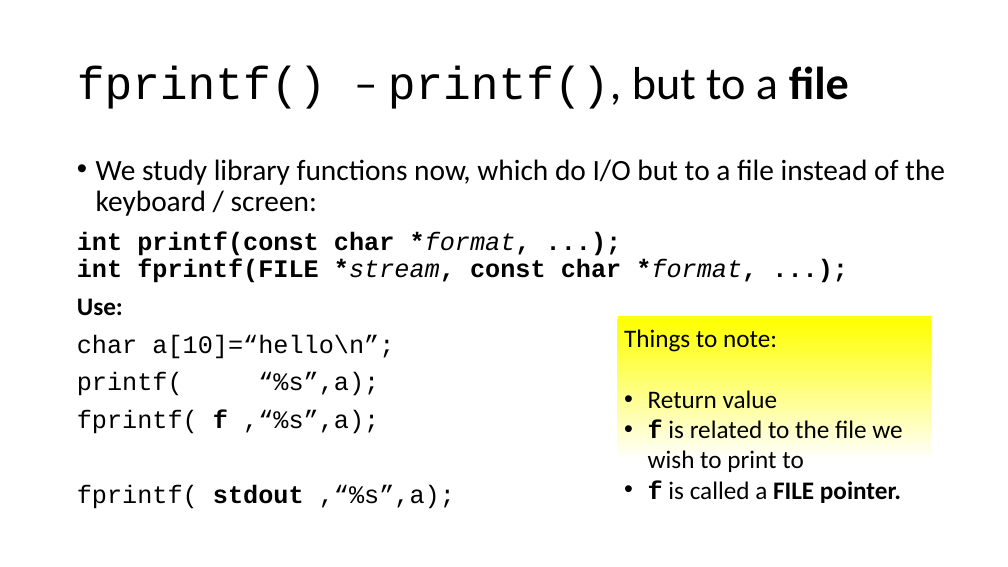
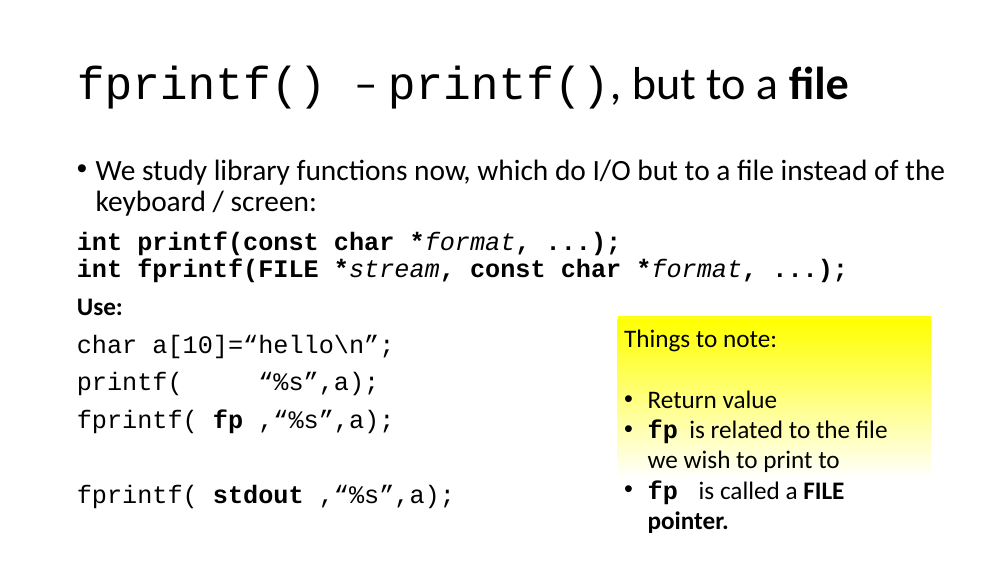
Before and after one commit to rbadrinath/FCP, a slide deck: slide 4 of slides/15-FileIO.pptx (slide 3 before the commit). Drawn at 1008x567 pixels with LibreOffice and Linux fonts; fonts in the diff are those of the drawing. Boxes give left, top, right and bottom in pixels: in the first picture for what was removed or moved away, otherwise in the second. Text is boxed around its words. In the diff, an @@ line names an element or a change of style, - is before the commit and + after.

```diff
--- a/slides/15-FileIO.pptx
+++ b/slides/15-FileIO.pptx
@@ rectangle "Things to note:": place and size @@
-rectangle "Things to note:" at (617,319,931,541)
+rectangle "Things to note:" at (617,319,931,567)
@@ text at (77,410,394,434): text changed @@
-fprintf( f ,“%s”,a);
+fprintf( fp ,“%s”,a);
@@ text in rectangle at (648,420,888,533): text changed @@
-• f is related to the file we wish to print to
-• f is called a FILE pointer.
+• fp is related to the file we wish to print to
+• fp is called a FILE pointer.
```
Also in this commit, not shown: 4 other slides changed, 3 slides added, 3 other files.
